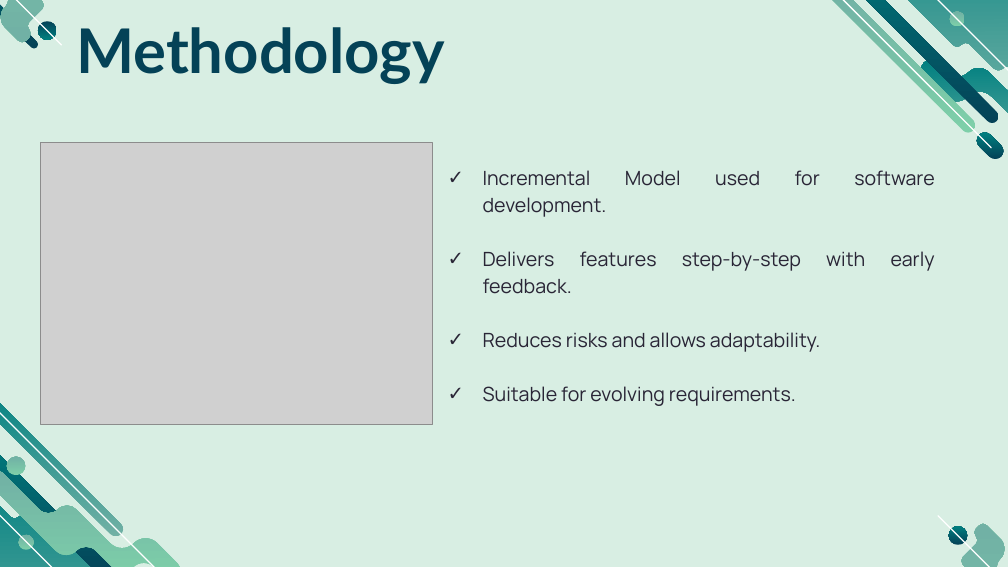
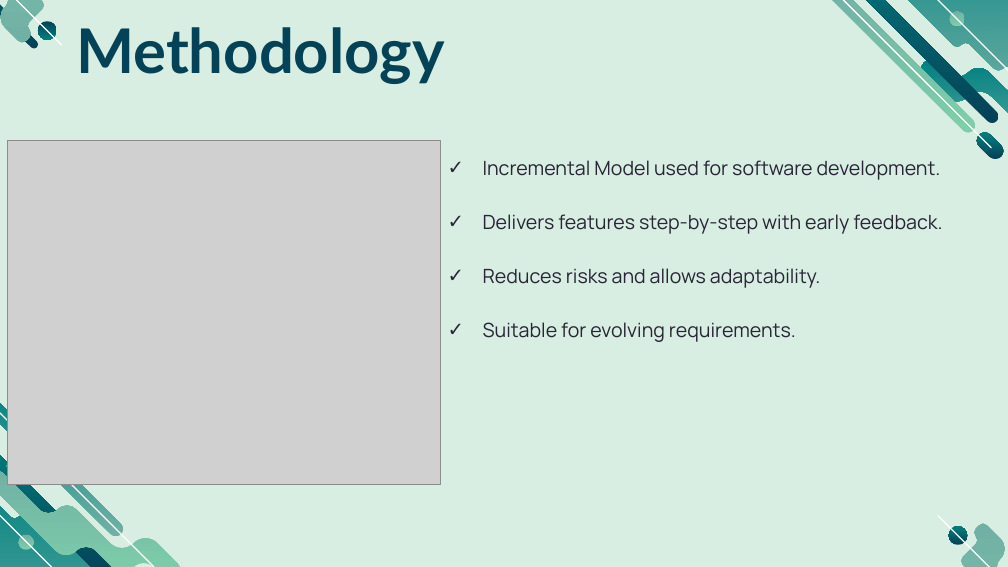
Before and after one commit to subashpoudel024/Agro-Tech-Hub, a slide deck: slide 6 of Final Presentation Draft/Final Defense PPTX draft.pptx. Drawn at 1008x567 pixels with LibreOffice and Linux fonts; fonts in the diff are those of the drawing; grey boxes stand for pictures. Boxes give left, top, right and bottom in pixels: in the first picture for what was removed or moved away, otherwise in the second. Text is boxed around its words. In the diff, an @@ line names an element or a change of style, - is before the commit and + after.

```diff
--- a/Final Presentation Draft/Final Defense PPTX draft.pptx
+++ b/Final Presentation Draft/Final Defense PPTX draft.pptx
@@ picture: place and size @@
-picture at bbox=[40, 142, 432, 424]
+picture at bbox=[8, 141, 440, 485]
@@ subtitle "Incremental Model used for software ..." rewrapped from bbox=[483, 170, 821, 406] to bbox=[483, 160, 942, 342] @@
```
Also in this commit, not shown: 1 slide added.
